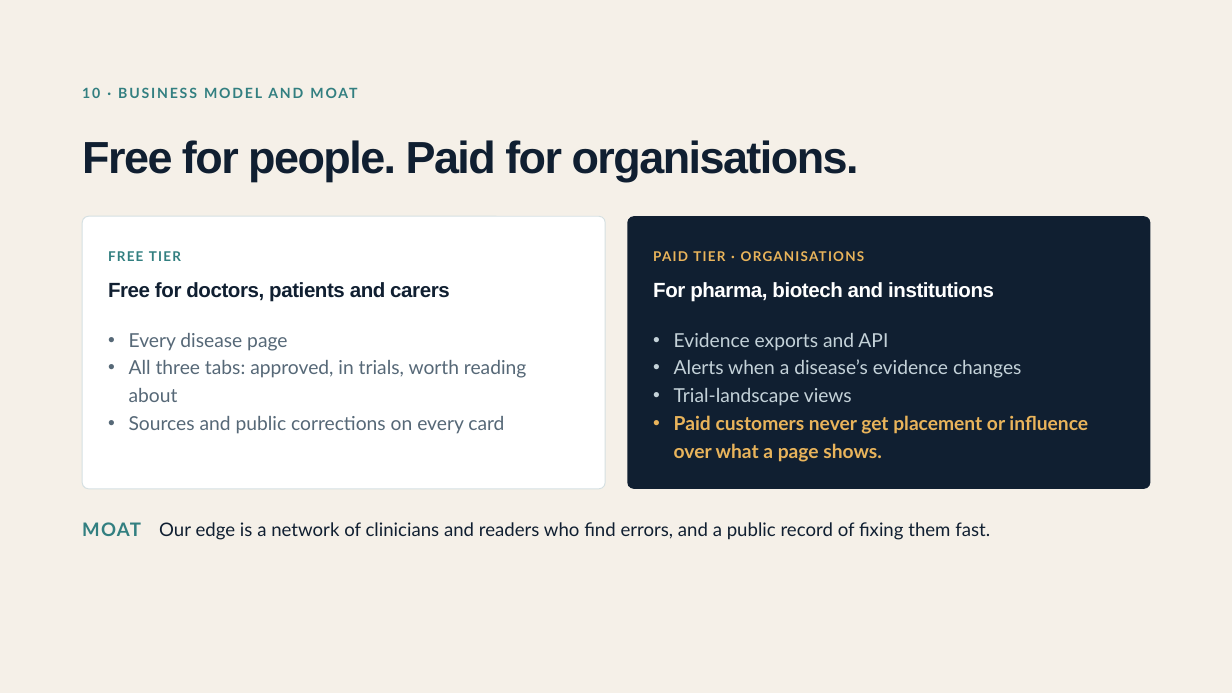
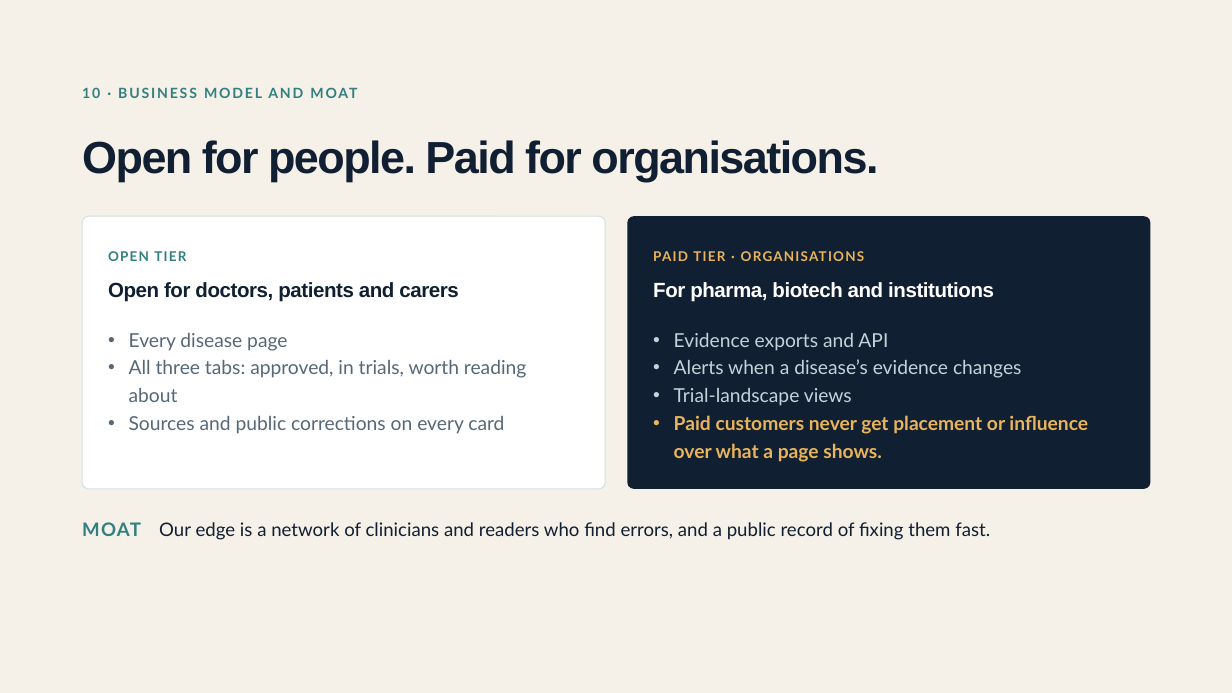
Before and after one commit to Moonlight-Clues/moonlight, a slide deck: slide 11 of docs/pitch/moonlight-deck-funders-19nov.pptx. Drawn at 1232x693 pixels with LibreOffice and Linux fonts; fonts in the diff are those of the drawing. Boxes give left, top, right and bottom in pixels: in the first picture for what was removed or moved away, otherwise in the second. Text is boxed around its words. In the diff, an @@ line names an element or a change of style, - is before the commit and + after.

```diff
--- a/docs/pitch/moonlight-deck-funders-19nov.pptx
+++ b/docs/pitch/moonlight-deck-funders-19nov.pptx
@@ text at bbox=[82, 140, 878, 182]: text changed @@
-Free for people. Paid for organisations.
+Open for people. Paid for organisations.
@@ text at bbox=[108, 251, 186, 261]: text changed @@
-FREE TIER
+OPEN TIER
@@ text at bbox=[108, 282, 458, 302]: text changed @@
-Free for doctors, patients and carers
+Open for doctors, patients and carers
```
Also in this commit, not shown: 8 other slides changed, 2 slides added, 1 slide removed, 1 other file.
